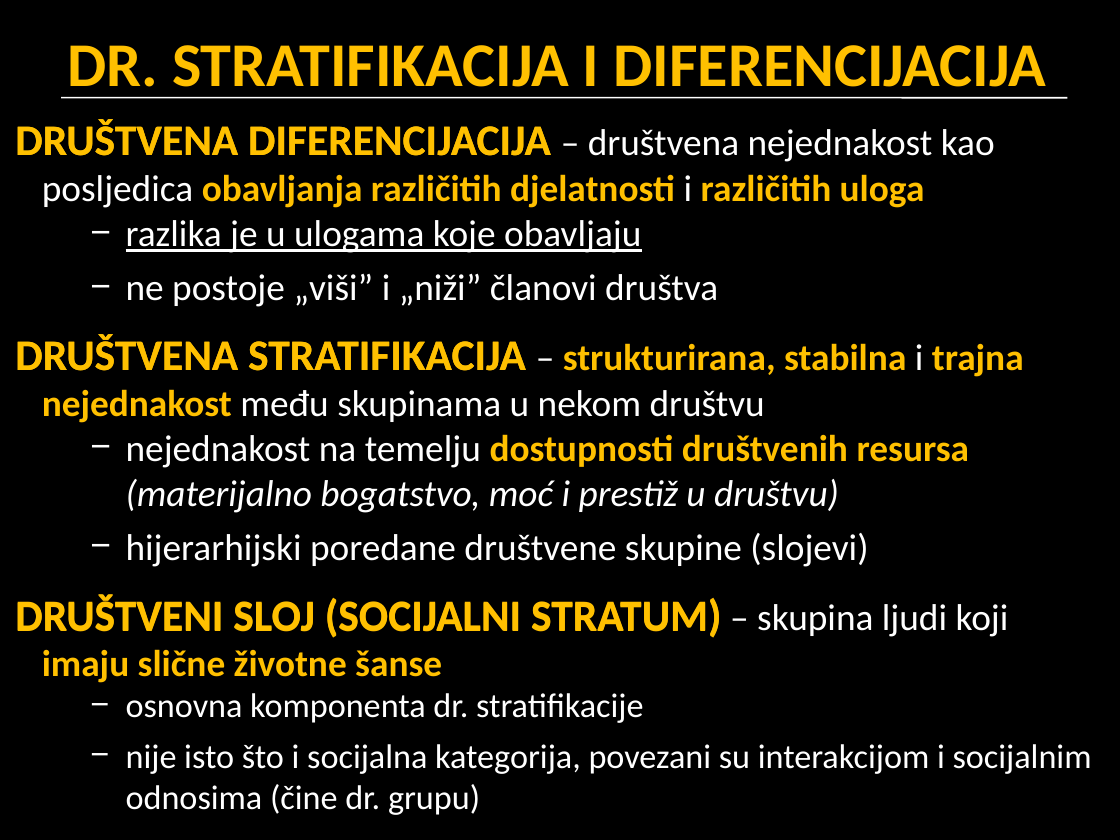
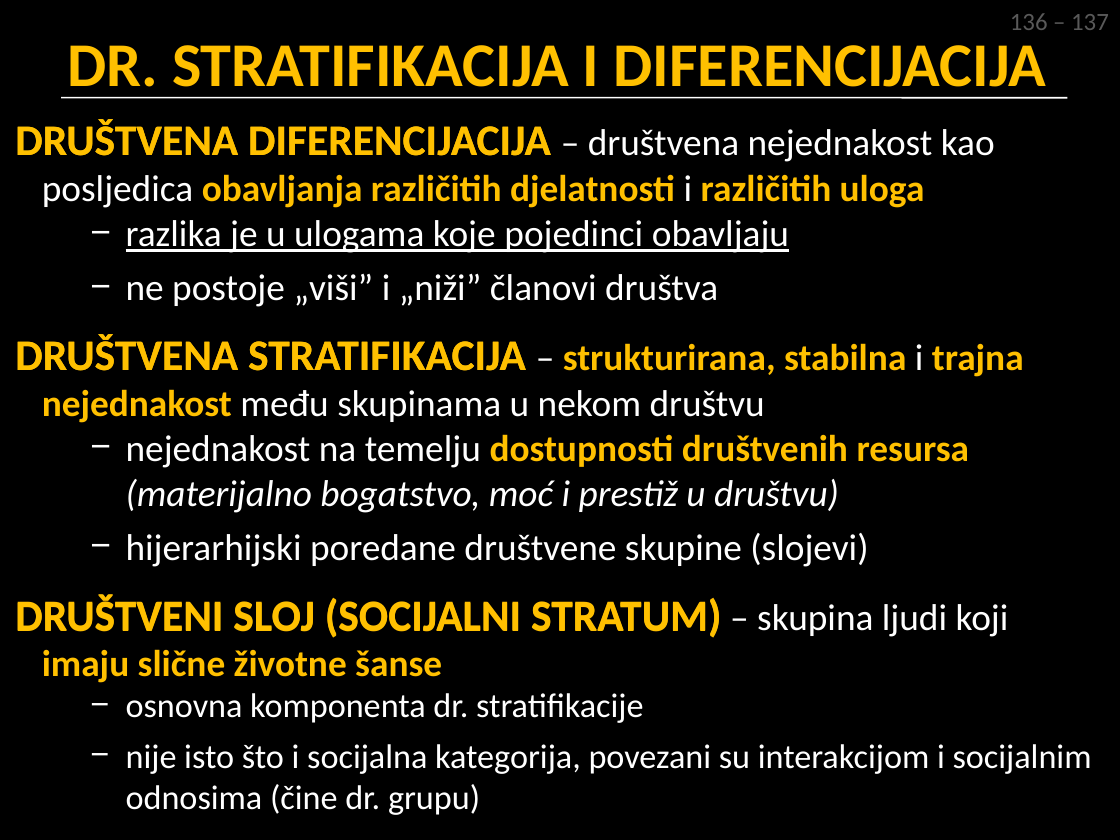
Before and after one commit to srednja-skola/sociologija, a slide deck: slide 10 of data/pptx/007_dr_nejednakosti_i_stratifikacija.pptx. Drawn at 1120x840 pixels with LibreOffice and Linux fonts; fonts in the diff are those of the drawing. Boxes give left, top, right and bottom in pixels: in the first picture for what was removed or moved away, otherwise in the second. Text is boxed around its words. In the diff, an @@ line names an element or a change of style, - is before the commit and + after.

```diff
--- a/data/pptx/007_dr_nejednakosti_i_stratifikacija.pptx
+++ b/data/pptx/007_dr_nejednakosti_i_stratifikacija.pptx
@@ text added at [1010, 13, 1109, 30], 16 pt, text #595959 @@
+136 – 137
@@ text at [126, 220, 789, 253]: text changed @@
-    − razlika je u ulogama koje obavljaju
+    − razlika je u ulogama koje pojedinci obavljaju
```
Also in this commit, not shown: 24 other slides changed.
